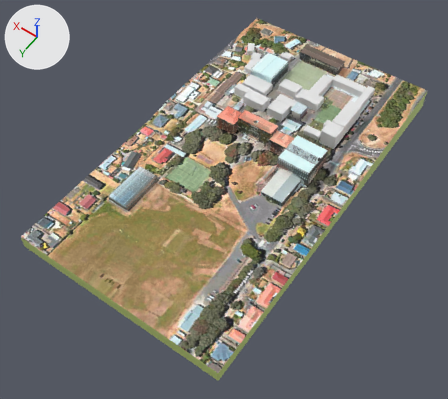
The glTF model public/maps/compressed/scots.gltf, before and after one commit.
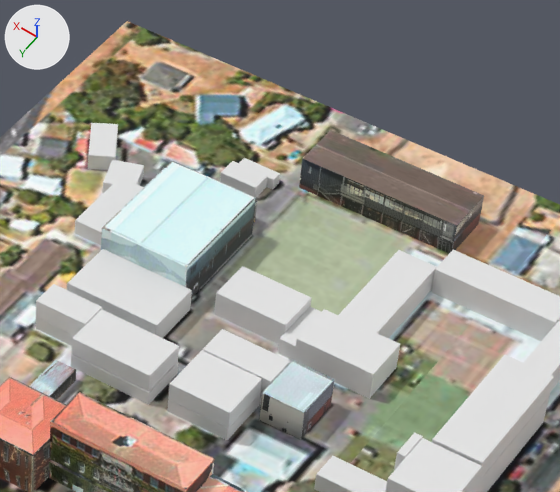
There are two pictures of each version: one whole from a 50 mm lens placed at (-193.0, 357.0, 366.0), pointed at (-12.0, 104.0, -31.0), one close up on the part from 50% to 81% of the width and 3% to 34% of the height. The axes (+X, +Y, +Z) are drawn at upper left. The lights are the same throughout. Where no turn or scale is listed for an object, it has been applied to the vertices. Vertices at the same position are counted once.

The scene before the commit, as lines of its bpy script (objects in view):
```python
ob_busibuilding_ssr_s12 = bpy.data.objects.new('BusiBuilding SSR S12', me_cube_040)
ob_busibuilding_ssr_s12.location = (-6.0, 15.1, -3.2)
ob_gblock2_g3_g4 = bpy.data.objects.new('GBlock2 G3 G4', me_cube_017)
ob_gblock2_g3_g4.location = (15.7, 16.4, -7.5)
ob_hub = bpy.data.objects.new('Hub', me_cube_014)
ob_hub.location = (-6.0, 15.1, -7.4)
ob_mckinnon_mk11_mk12_mk13_mk14_mk15 = bpy.data.objects.new('Mckinnon MK11 mk12 mk13 mk14 mk15', me_cube_036)
ob_mckinnon_mk11_mk12_mk13_mk14_mk15.location = (-3.9, -61.7, -1.6)
ob_sbuilding_s10 = bpy.data.objects.new('SBuilding S10', me_cube_016)
ob_sbuilding_s10.location = (-7.0, 4.7, -4.9)
ob_sbuilding_s10.scale = (8.47, 3.86, -3.9)
ob_shelly = bpy.data.objects.new('Shelly ', me_cube_015)
ob_shelly.location = (-20.8, 6.4, -4.9)
ob_techroom2_ws01 = bpy.data.objects.new('TechRoom2 WS01', me_cube_029)
ob_techroom2_ws01.location = (43.6, -22.7, -6.4)
ob_uniformshop2 = bpy.data.objects.new('UniformShop2', me_cube_028)
ob_uniformshop2.location = (25.2, -52.8, -6.2)
ob_uniformshop2.scale = (4.8, 1.37, 1.43)
ob_unifromshop1 = bpy.data.objects.new('UnifromShop1', me_cube_027)
ob_unifromshop1.location = (26.7, -48.8, -6.1)
ob_unifromshop1.scale = (4.67, 2.56, 1.68)
# also in view: 'Nurse' at (-43.0, 20.0, -7.0); 'ICT G14 G16' at (16.0, 16.0, -3.0); 'LearningSupport' at (32.0, 13.0, -3.0); 'KeegansLastClass' at (59.0, -40.0, -6.0); 'NBlock45 SL4 SL3 N5' at (-22.0, -12.0, -5.0)
```
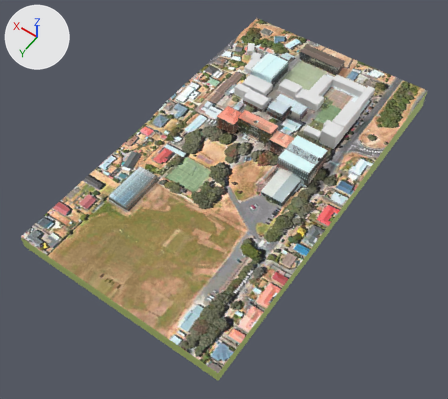
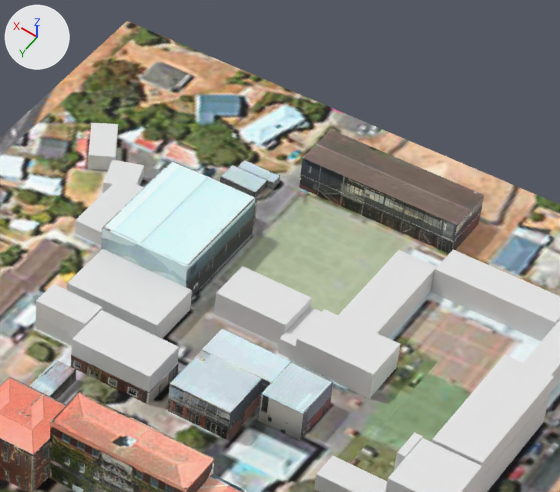
The change, as a list of edits to the scene's bpy script:
```text
Change mat_material_038:
    remove mat_material_038.base_color = (0.8, 0.8, 0.8)  # white #e7e7e7
    add mat_material_038.texture = img_hub
Change mat_material_014:
    remove mat_material_014.base_color = (0.8, 0.8, 0.8)  # white #e7e7e7
    add mat_material_014.texture = img_re_actual
Change mat_material_023:
    remove mat_material_023.base_color = (0.8, 0.8, 0.8)  # white #e7e7e7
    add mat_material_023.texture = img_g4
Change mat_material_031:
    remove mat_material_031.base_color = (0.8, 0.8, 0.8)  # white #e7e7e7
    add mat_material_031.texture = img_uni_1
Change mat_material_032:
    remove mat_material_032.base_color = (0.8, 0.8, 0.8)  # white #e7e7e7
    add mat_material_032.texture = img_uni_2
Change mat_material_015:
    remove mat_material_015.base_color = (0.8, 0.8, 0.8)  # white #e7e7e7
    add mat_material_015.texture = img_re
Change me_cube_016:
    where me_cube_016.from_pydata(...)  # 8 vertices, 12 faces; spans x -1.0..1.0, y -1.0..1.0, z -1.0..1.0
    used by ob_sbuilding_s10; location = (-7.0, 4.7, -4.9); scale = (8.47, 3.86, -3.9)
    me_cube_016 part 1: texture (UV) coordinates of 6 of 12 faces, centred in x -0.33..1.0, y -1.0..0.33, z -1.0..0.33, changed; they spanned u 0.12..0.62, v 0.5..1.0 and now span u 0.03..0.98, v 0.01..0.99
Change me_cube_017:
    where me_cube_017.from_pydata(...)  # 8 vertices, 12 faces; spans x -10.0..10.0, y -5.6..5.6, z -2.0..2.0
    me_cube_017 part 2: texture (UV) coordinates of 6 of 12 faces, centred in x -10.0..3.3, y -5.6..5.6, z -0.7..0.7, changed; they spanned u 0.38..0.62, v 0.0..1.0 and now span u 0.03..0.99, v 0.01..0.97
Change me_cube_027:
    where me_cube_027.from_pydata(...)  # 8 vertices, 12 faces; spans x -1.0..1.0, y -1.0..1.0, z -1.0..1.0
    used by ob_unifromshop1; location = (26.7, -48.8, -6.1); scale = (4.67, 2.56, 1.68)
    me_cube_027 part 3: texture (UV) coordinates of 8 of 12 faces, centred in x -1.0..1.0, y -0.33..1.0, z -0.33..1.0, changed; they spanned u 0.38..0.88, v 0.0..0.75 and now span u 0.01..0.98, v 0.05..0.92
Change me_cube_040:
    where me_cube_040.from_pydata(...)  # 8 vertices, 12 faces; spans x -7.45..7.45, y -6.27..6.27, z -2.21..2.21
    me_cube_040 part 4: texture (UV) coordinates of 8 of 12 faces, centred in x -7.45..7.45, y -2.09..6.27, z -0.74..2.21, changed; they spanned u 0.38..0.88, v 0.0..0.75 and now span u 0.0..0.98, v 0.0..1.0
Change ob_hub:
    ob_hub.location: (-6.0, 15.1, -7.4) -> (-6.0, 15.0, -7.3)
Change ob_shelly:
    ob_shelly.location: (-20.8, 6.4, -4.9) -> (-20.8, 6.8, -4.9)
Change ob_sbuilding_s10:
    ob_sbuilding_s10.location: (-7.0, 4.7, -4.9) -> (-7.1, 4.8, -4.9)
    ob_sbuilding_s10.scale: (8.47, 3.86, -3.9) -> (8.58, 4.0, -3.9)
Change ob_unifromshop1:
    ob_unifromshop1.location: (26.7, -48.8, -6.1) -> (26.7, -48.8, -6.7)
    ob_unifromshop1.scale: (4.67, 2.56, 1.68) -> (4.67, 2.56, 1.01)
Change ob_uniformshop2:
    ob_uniformshop2.location: (25.2, -52.8, -6.2) -> (25.2, -52.9, -6.6)
    ob_uniformshop2.scale: (4.8, 1.37, 1.43) -> (4.8, 1.46, 1.05)
Change ob_mckinnon_mk11_mk12_mk13_mk14_mk15:
    ob_mckinnon_mk11_mk12_mk13_mk14_mk15.location: (-3.9, -61.7, -1.6) -> (-3.9, -61.7, -1.4)
Change ob_ict_g14_g16:
    ob_ict_g14_g16.location: (15.7, 16.4, -3.0) -> (15.7, 16.4, -3.2)
Change ob_busibuilding_ssr_s12:
    ob_busibuilding_ssr_s12.location: (-6.0, 15.1, -3.2) -> (-6.0, 15.0, -3.2)
```

Changed parts and their boxes [x1, y1, x2, y2] in the close-ups (560 x 492 px):
'Mckinnon MK11 mk12 mk13 mk14 mk15', moved: before [301, 130, 484, 242]; after [301, 130, 484, 241]
'ICT G14 G16', moved: before [72, 309, 179, 391]; after [72, 310, 179, 392]
'BusiBuilding SSR S12', surface changed, moved: before [168, 350, 262, 428]; after [169, 350, 262, 428]
'Shelly ', moved: before [259, 360, 335, 440]; after [258, 361, 334, 441]
'SBuilding S10', surface changed, moved, rescaled: before [203, 329, 290, 405]; after [202, 329, 291, 405]
'GBlock2 G3 G4', surface changed: [71, 354, 178, 405] in both
'Hub', surface changed, moved (grey to brown): before [167, 395, 260, 440]; after [168, 394, 261, 440]
'UnifromShop1', surface changed, moved, rescaled (11% shorter): before [220, 161, 268, 198]; after [220, 165, 267, 198]
'UniformShop2', surface changed, moved, rescaled (6% shorter): before [239, 158, 280, 189]; after [238, 160, 280, 189]
part 1 of me_cube_016, surface changed: before [203, 329, 290, 381]; after [202, 329, 291, 382]
part 2 of me_cube_017, surface changed: [71, 355, 178, 405] in both
